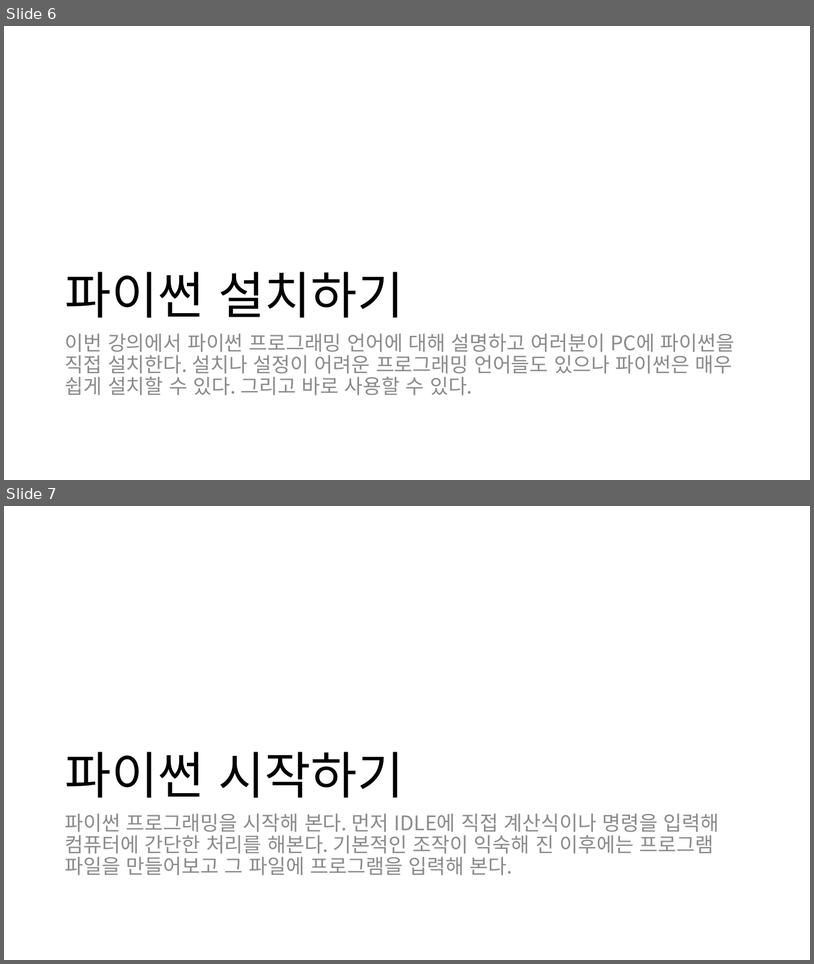
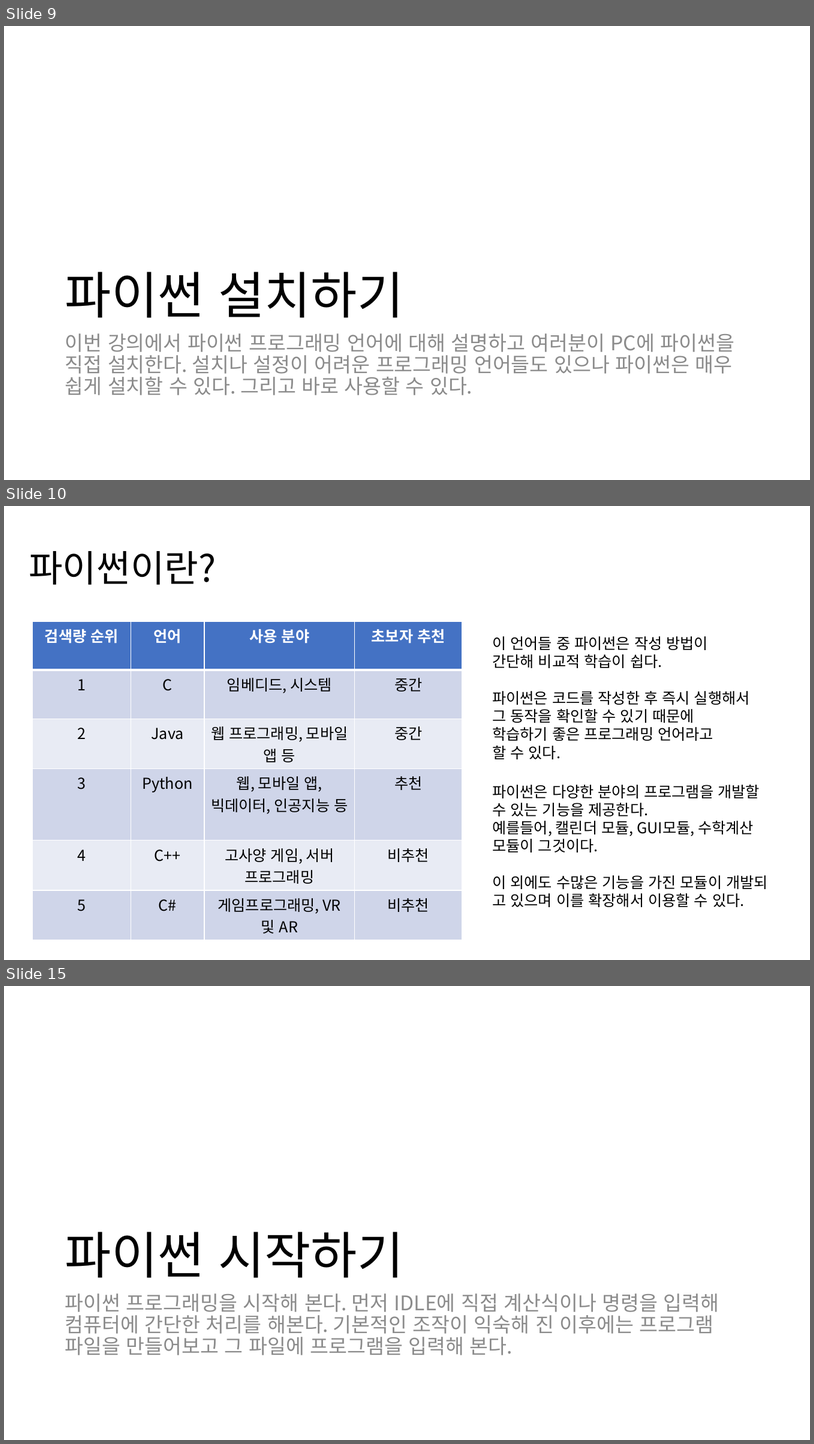
Before and after one commit to EastupGame/PythonGameDev, a slide deck: 게임개발기초과정 파이썬.pptx. Shown one above the other, each under a label of ours: slides 6 and 7 before the commit, slides 9, 10 and 15 after it; the slides between them are not shown. The pictures are 814x964 and 814x1444 pixels, drawn with LibreOffice and Linux fonts; fonts in the diff are those of the drawing. Boxes give left, top, right and bottom in pixels: in the first picture for what was removed or moved away, otherwise in the second. Text is boxed around its words. In the diff, an @@ line names an element or a change of style, - is before the commit and + after.

```diff
--- a/게임개발기초과정 파이썬.pptx
+++ b/게임개발기초과정 파이썬.pptx
@@ slide 10 added at bbox=[4, 506, 810, 960], background #FFFFFF @@
@@ title added at bbox=[29, 551, 216, 585], 44 pt, text #000000 @@
+파이썬이란?
@@ table added at bbox=[32, 621, 463, 936], 6 rows, 4 columns @@
+검색량 순위 | 언어 | 사용 분야 | 초보자 추천
+1 | C | 임베디드, 시스템 | 중간
+2 | Java | 웹 프로그래밍, 모바일 앱 등 | 중간
+3 | Python | 웹, 모바일 앱, 빅데이터, 인공지능 등 | 추천
+4 | C++ | 고사양 게임, 서버 프로그래밍 | 비추천
+5 | C# | 게임프로그래밍, VR 및 AR | 비추천
@@ text added at bbox=[492, 636, 750, 759], 18 pt, text #000000 @@
+이 언어들 중 파이썬은 작성 방법이
+간단해 비교적 학습이 쉽다.
+파이썬은 코드를 작성한 후 즉시 실행해서
+그 동작을 확인할 수 있기 때문에
+학습하기 좋은 프로그래밍 언어라고
+할 수 있다.
@@ text added at bbox=[492, 784, 768, 907], 18 pt, text #000000 @@
+파이썬은 다양한 분야의 프로그램을 개발할
+수 있는 기능을 제공한다.
+예를들어, 캘린더 모듈, GUI모듈, 수학계산
+모듈이 그것이다.
+이 외에도 수많은 기능을 가진 모듈이 개발되
+고 있으며 이를 확장해서 이용할 수 있다.
@@ what was slide 6 is now slide 9 @@
@@ what was slide 7 is now slide 15 @@
```
Also in this commit, not shown: 1 slide changed, 11 other slides added.
